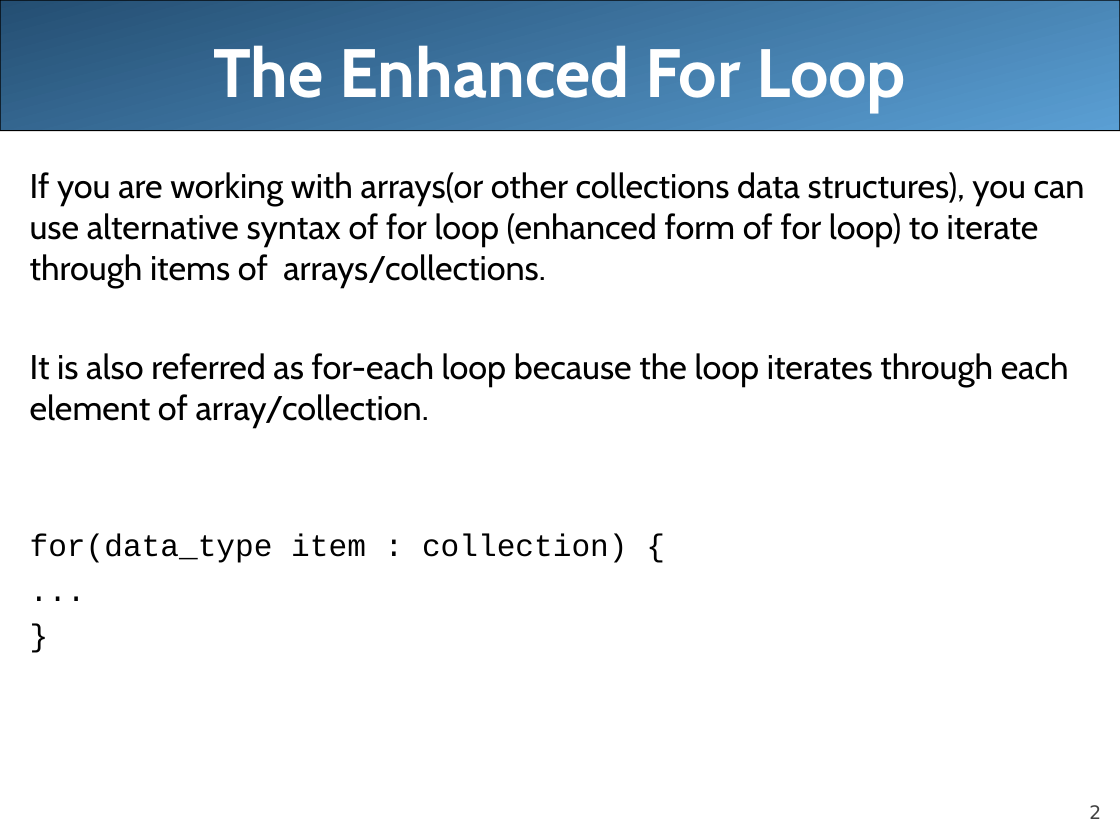
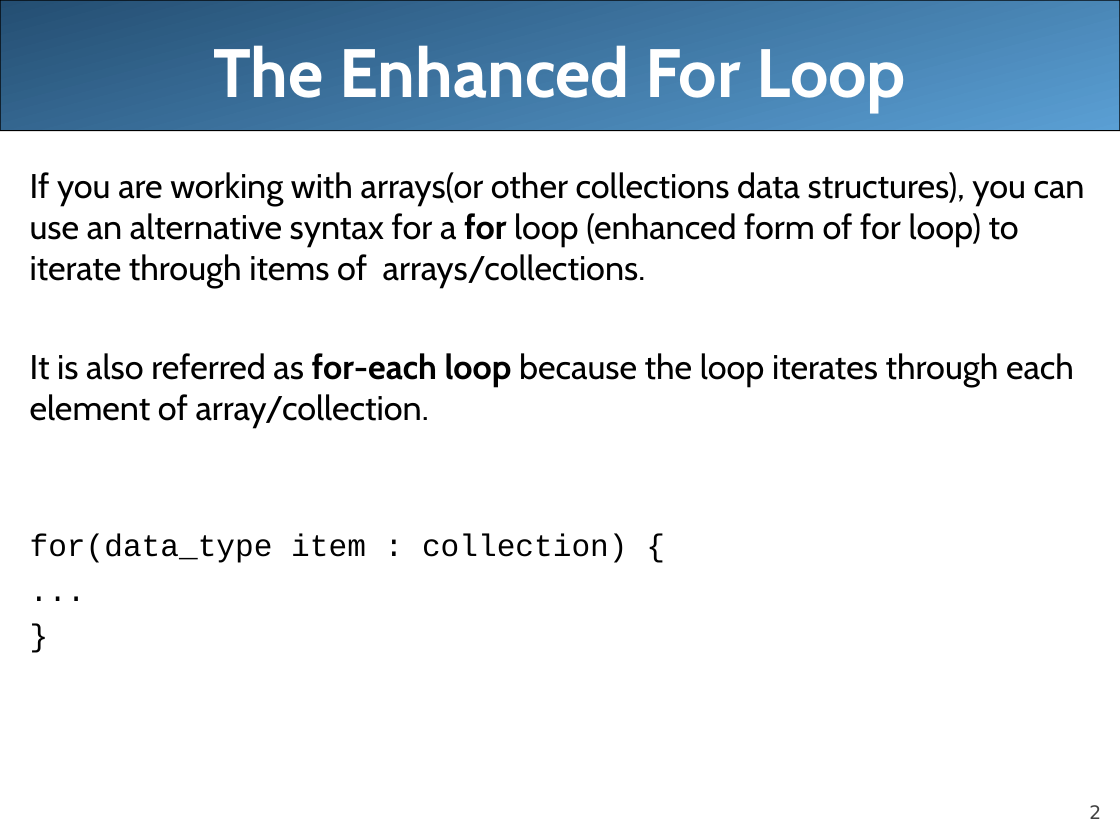
Before and after one commit to LongBaoNguyen/longbaonguyen.github.io, a slide deck: slide 2 of courses/apcsa/lecture17.ppt. Drawn at 1120x840 pixels with LibreOffice and Linux fonts; fonts in the diff are those of the drawing. Boxes give left, top, right and bottom in pixels: in the first picture for what was removed or moved away, otherwise in the second. Text is boxed around its words. In the diff, an @@ line names an element or a change of style, - is before the commit and + after.

```diff
--- a/courses/apcsa/lecture17.ppt
+++ b/courses/apcsa/lecture17.ppt
@@ text at bbox=[30, 172, 1085, 288]: text changed @@
-If you are working with arrays(or other collections data structures), you can use alternative syntax of for loop (enhanced form of for loop) to iterate through items of arrays/collections.
+If you are working with arrays(or other collections data structures), you can use an alternative syntax for a for loop (enhanced form of for loop) to iterate through items of arrays/collections.
@@ text at bbox=[30, 353, 1074, 429]: bold on in "for-each loop" @@
```
Also in this commit, not shown: 12 other files.
